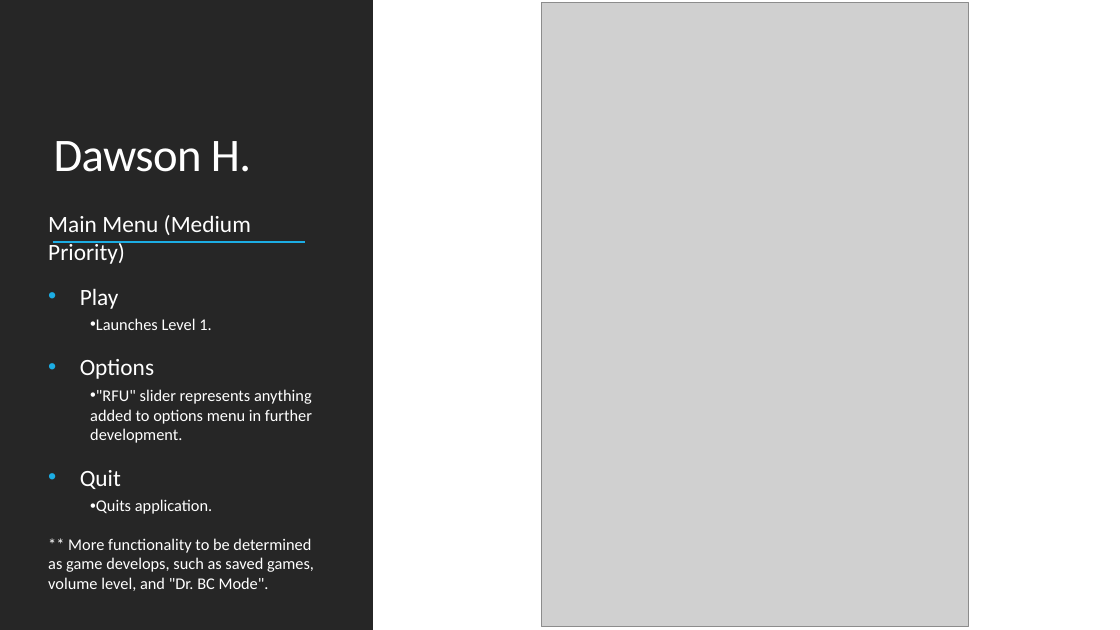
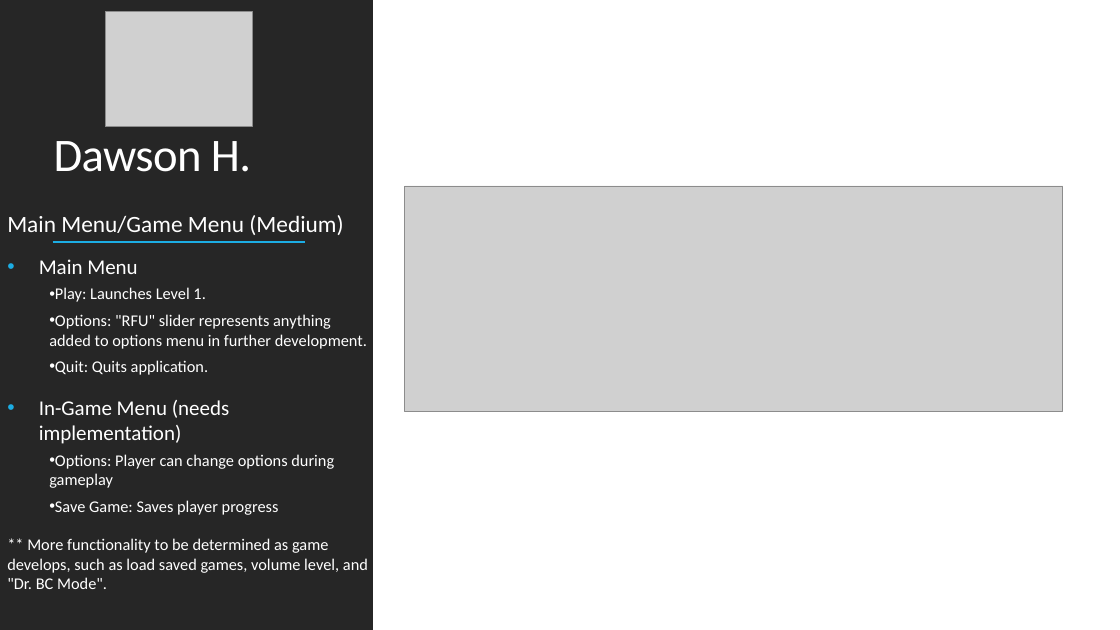
Before and after one commit to Room-4-Studios/Tower-of-Annihilation, a slide deck: slide 16 of docs/SA_Presentation.pptx. Drawn at 1120x630 pixels with LibreOffice and Linux fonts; fonts in the diff are those of the drawing; grey boxes stand for pictures. Boxes give left, top, right and bottom in pixels: in the first picture for what was removed or moved away, otherwise in the second. Text is boxed around its words. In the diff, an @@ line names an element or a change of style, - is before the commit and + after.

```diff
--- a/docs/SA_Presentation.pptx
+++ b/docs/SA_Presentation.pptx
@@ picture added at [105,12,252,127] @@
@@ picture removed at [542,3,969,627] @@
@@ picture added at [405,186,1063,411] @@
@@ text at [7,215,368,589]: text changed @@
-Main Menu (Medium Priority)
-• Play
-  • Launches Level 1.
-• Options
-  • "RFU" slider represents anything added to options menu in further development.
-• Quit
-  • Quits application.
-** More functionality to be determined as game develops, such as saved games, volume level, and "Dr. BC Mode".
+Main Menu/Game Menu (Medium)
+• Main Menu
+  • Play: Launches Level 1.
+  • Options: "RFU" slider represents anything added to options menu in further development.
+  • Quit: Quits application.
+• In-Game Menu (needs implementation)
+  • Options: Player can change options during gameplay
+  • Save Game: Saves player progress
+** More functionality to be determined as game develops, such as load saved games, volume level, and "Dr. BC Mode".
```
Also in this commit, not shown: 11 other slides changed, 1 slide removed.
